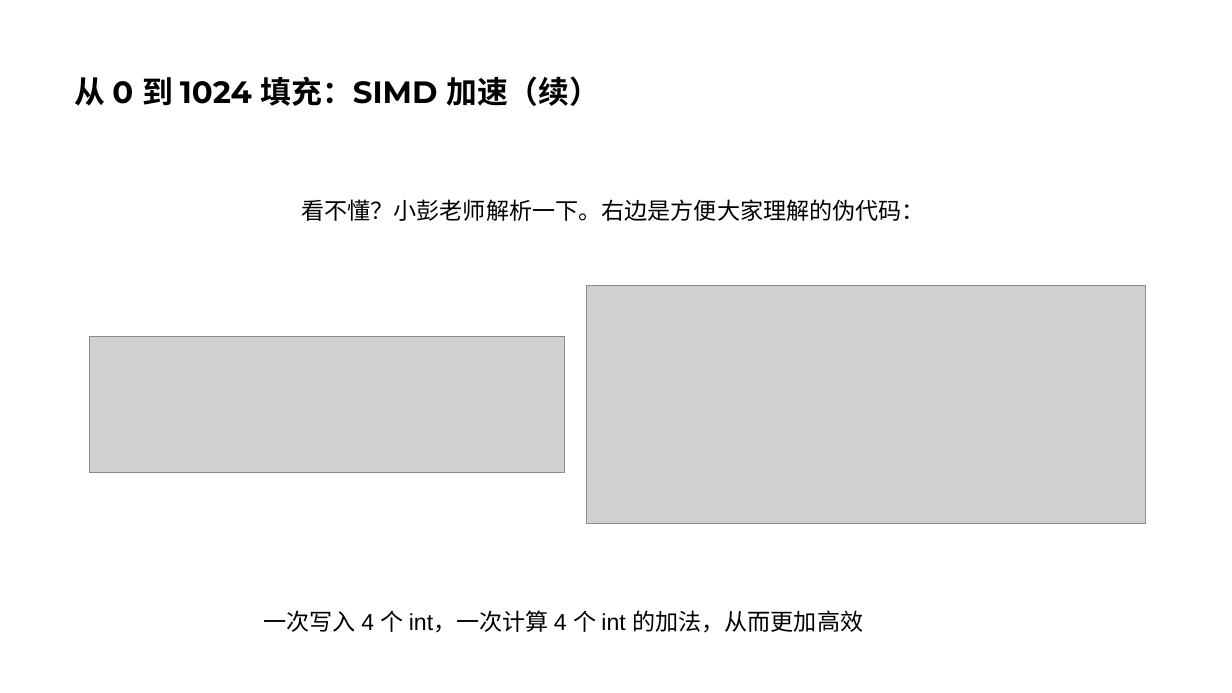
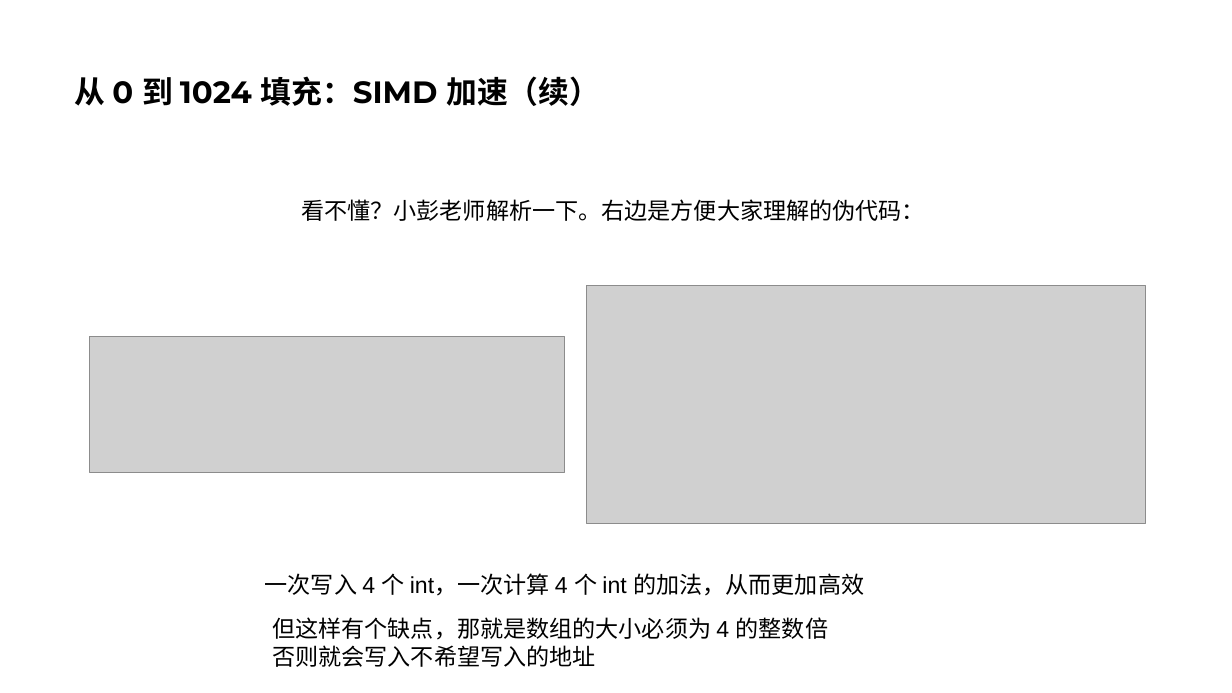
Before and after one commit to parallel101/course, a slide deck: slide 45 of 04/slides.pptx. Drawn at 1232x693 pixels with LibreOffice and Linux fonts; fonts in the diff are those of the drawing; grey boxes stand for pictures. Boxes give left, top, right and bottom in pixels: in the first picture for what was removed or moved away, otherwise in the second. Text is boxed around its words. In the diff, an @@ line names an element or a change of style, - is before the commit and + after.

```diff
--- a/04/slides.pptx
+++ b/04/slides.pptx
@@ text "一次写入 4 个 int，一次计算 4 ...": place and size @@
-text "一次写入 4 个 int，一次计算 4 ..." at (264,610,863,633)
+text "一次写入 4 个 int，一次计算 4 ..." at (265,573,864,596)
@@ text added at (272,617,828,667), 18 pt, text #000000 @@
+但这样有个缺点，那就是数组的大小必须为 4 的整数倍
+否则就会写入不希望写入的地址
```
Also in this commit, not shown: 1 other slide changed, 4 other files.
